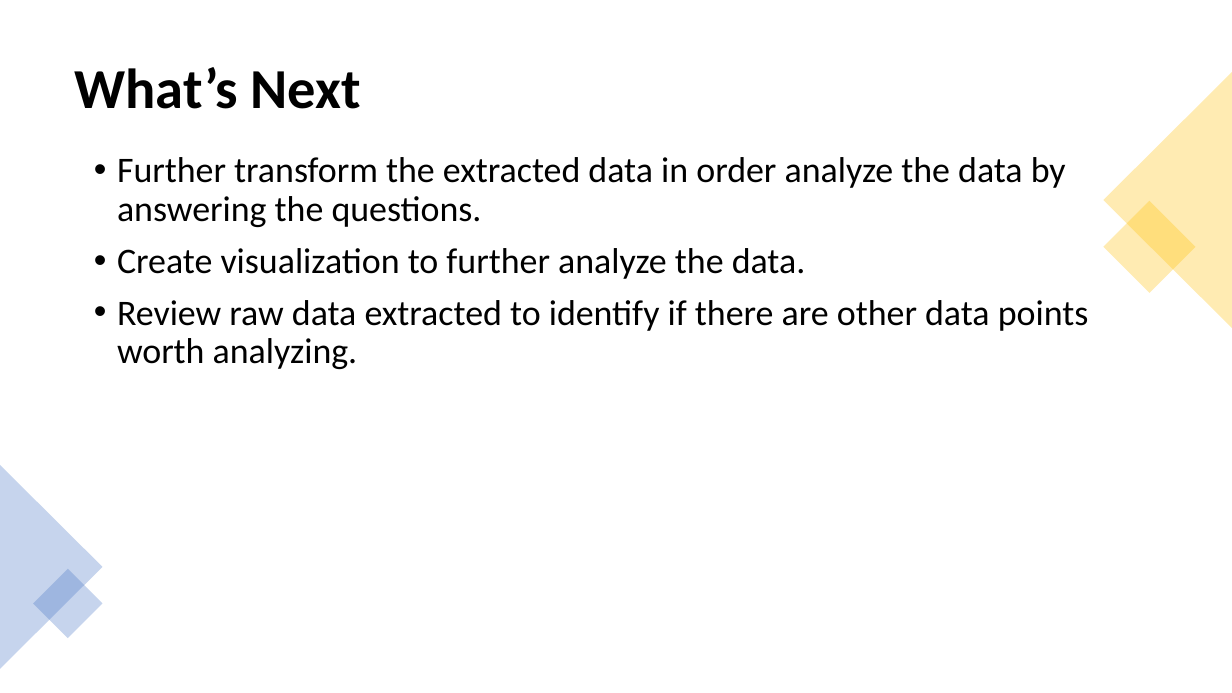
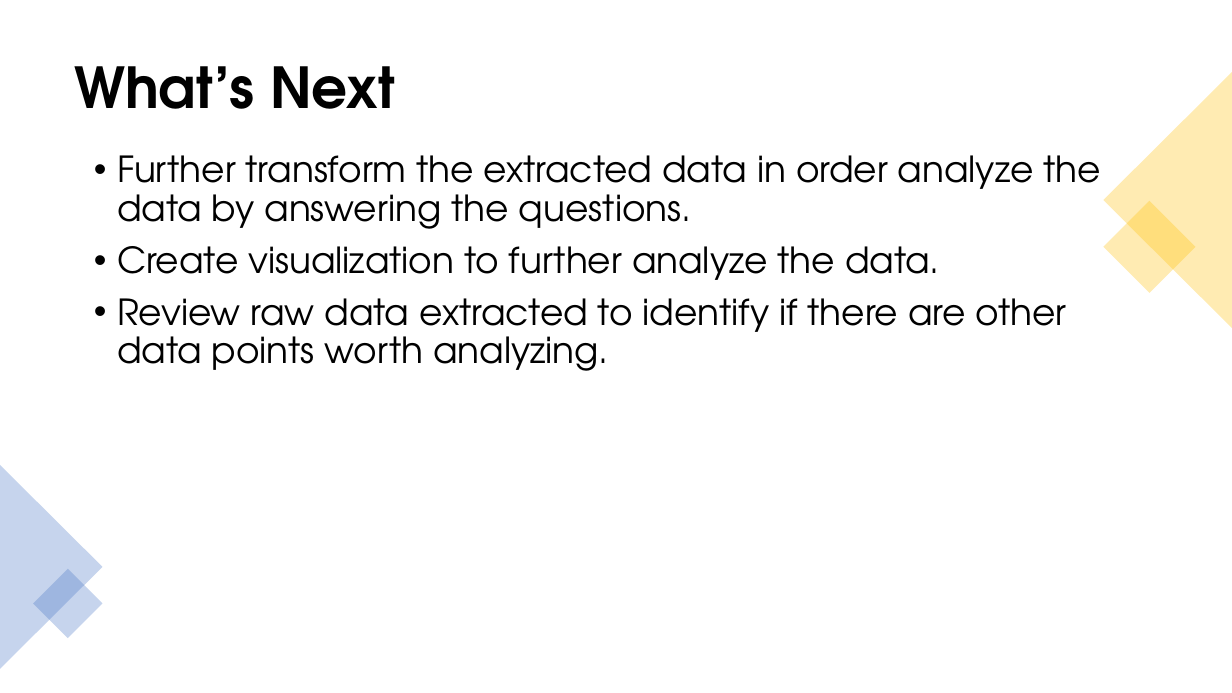
Before and after one commit to V-Villagomez/ETL-Stock-Trends, a slide deck: slide 10 of diagrams/Stock Trends ETL Process.pptx. Drawn at 1232x693 pixels with LibreOffice and Linux fonts; fonts in the diff are those of the drawing. Boxes give left, top, right and bottom in pixels: in the first picture for what was removed or moved away, otherwise in the second. Text is boxed around its words. In the diff, an @@ line names an element or a change of style, - is before the commit and + after.

Commit message:
modify PowerPoint

```diff
--- a/diagrams/Stock Trends ETL Process.pptx
+++ b/diagrams/Stock Trends ETL Process.pptx
@@ title "What’s Next" at (74, 66, 395, 109): font Calibri to TeX Gyre Adventor @@
@@ text "Further transform the extracted data ..." at (117, 155, 1101, 371): font Calibri to TeX Gyre Adventor @@
```
Also in this commit, not shown: 9 other slides changed.
